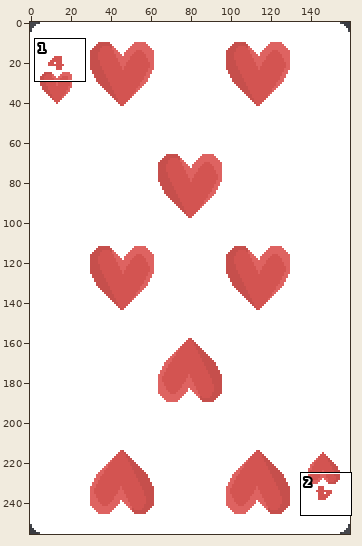
Two states of a pixel-art file, MobileGame01/Assets/Graphics/Aseprite Importer/2-10/9 Hearts.aseprite. Above: a wide view before the commit, with the close-up outlined.
Close-up. Before the edit:
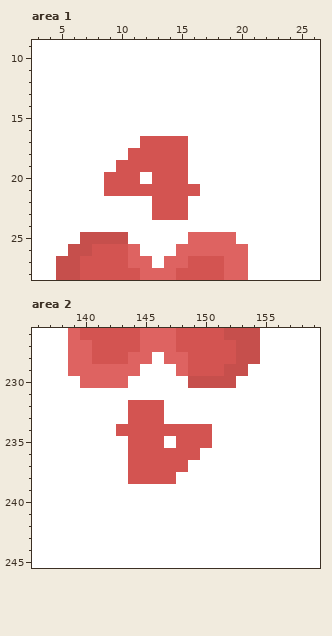
160x256 pixels, 1 frame. Shown: area 1: x 3..26, y 9..28; area 2: x 136..159, y 226..245. The commit also changed other parts of the picture, which this record leaves out.
Now the later version:
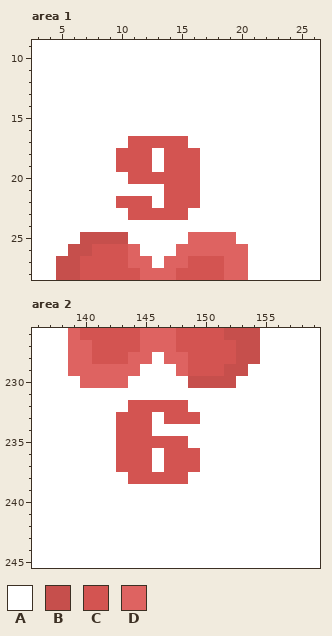
Palette (. is transparent): A #ffffff  B #c64f4c  C #d35451  D #de6361
Changes in this commit:
Area 1, layer "Text":
y 17: x 11 A -> C
y 18: x 10 A -> C; x 13 C -> A; x 16 A -> C
y 19: x 13 C -> A; x 16 A -> C
y 20: x 9..10 CC -> AA; x 12 A -> C; x 16 A -> C
y 21: x 9..13 CCCCC -> AAAAA
y 22: x 10..13 AAAC -> CCCA; x 16 A -> C
y 23: x 11..12 AA -> CC
Area 2, layer "Text":
y 232: x 147..148 AA -> CC
y 233: x 143 A -> C; x 146..149 CAAA -> ACCC
y 234: x 146..150 CCCCC -> AAAAA
y 235: x 143 A -> C; x 147 A -> C; x 149..150 CC -> AA
y 236: x 143 A -> C; x 146 C -> A
y 237: x 143 A -> C; x 146 C -> A; x 149 A -> C
y 238: x 148 A -> C
